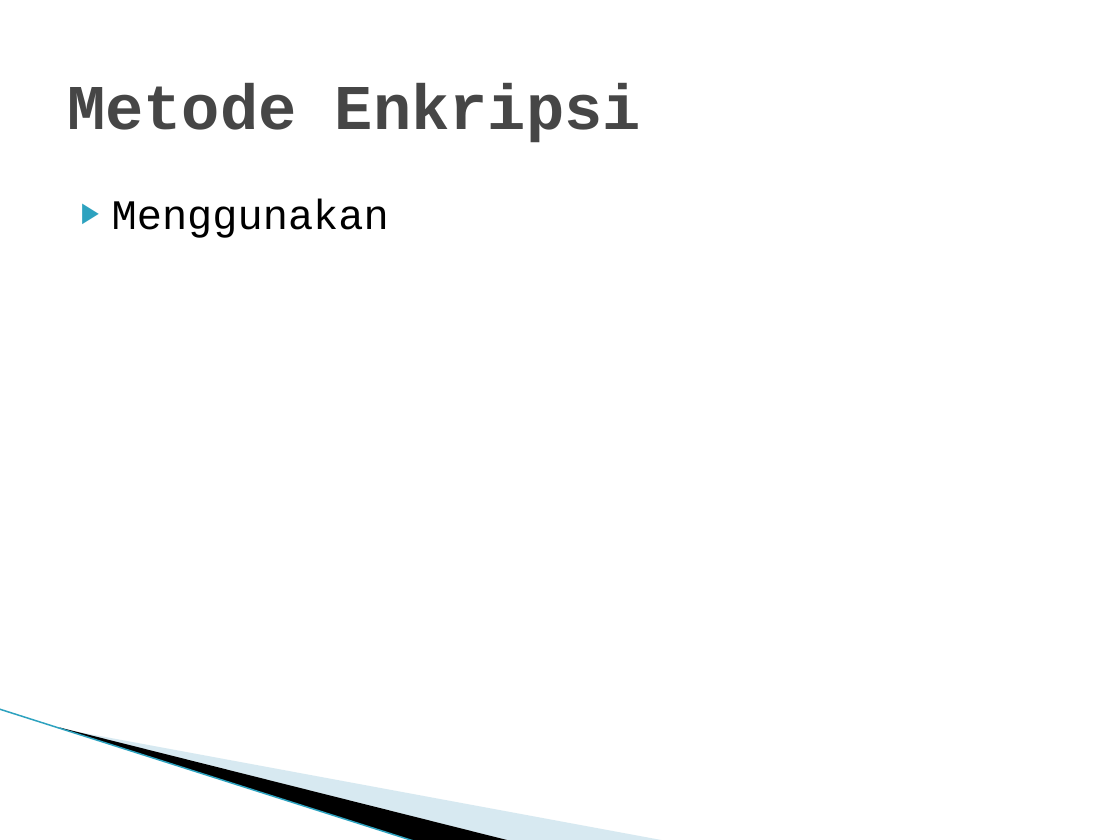
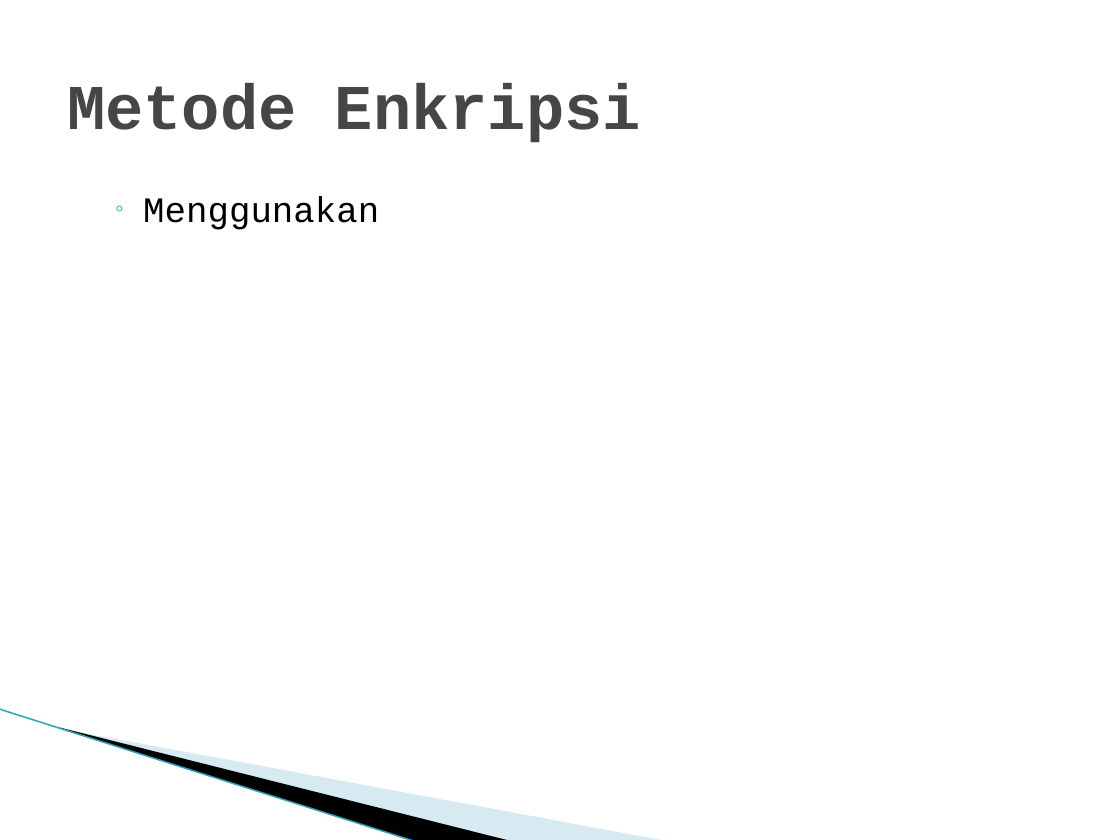
Before and after one commit to briliantnugraha/Project-KIJ-D, a slide deck: slide 4 of Chatting.ppt. Drawn at 1120x840 pixels with LibreOffice and Linux fonts; fonts in the diff are those of the drawing; background and template pictures are left out. Boxes give left, top, right and bottom in pixels: in the first picture for what was removed or moved away, otherwise in the second. Text is boxed around its words. In the diff, an @@ line names an element or a change of style, - is before the commit and + after.

Commit message:
PPT UPDATE

```diff
--- a/Chatting.ppt
+++ b/Chatting.ppt
@@ text "Menggunakan" at bbox=[143, 197, 379, 230]: size 27 to 23 pt; bullet ▶ to ◦; list level 1 to 2 in "Menggunakan" @@
```
